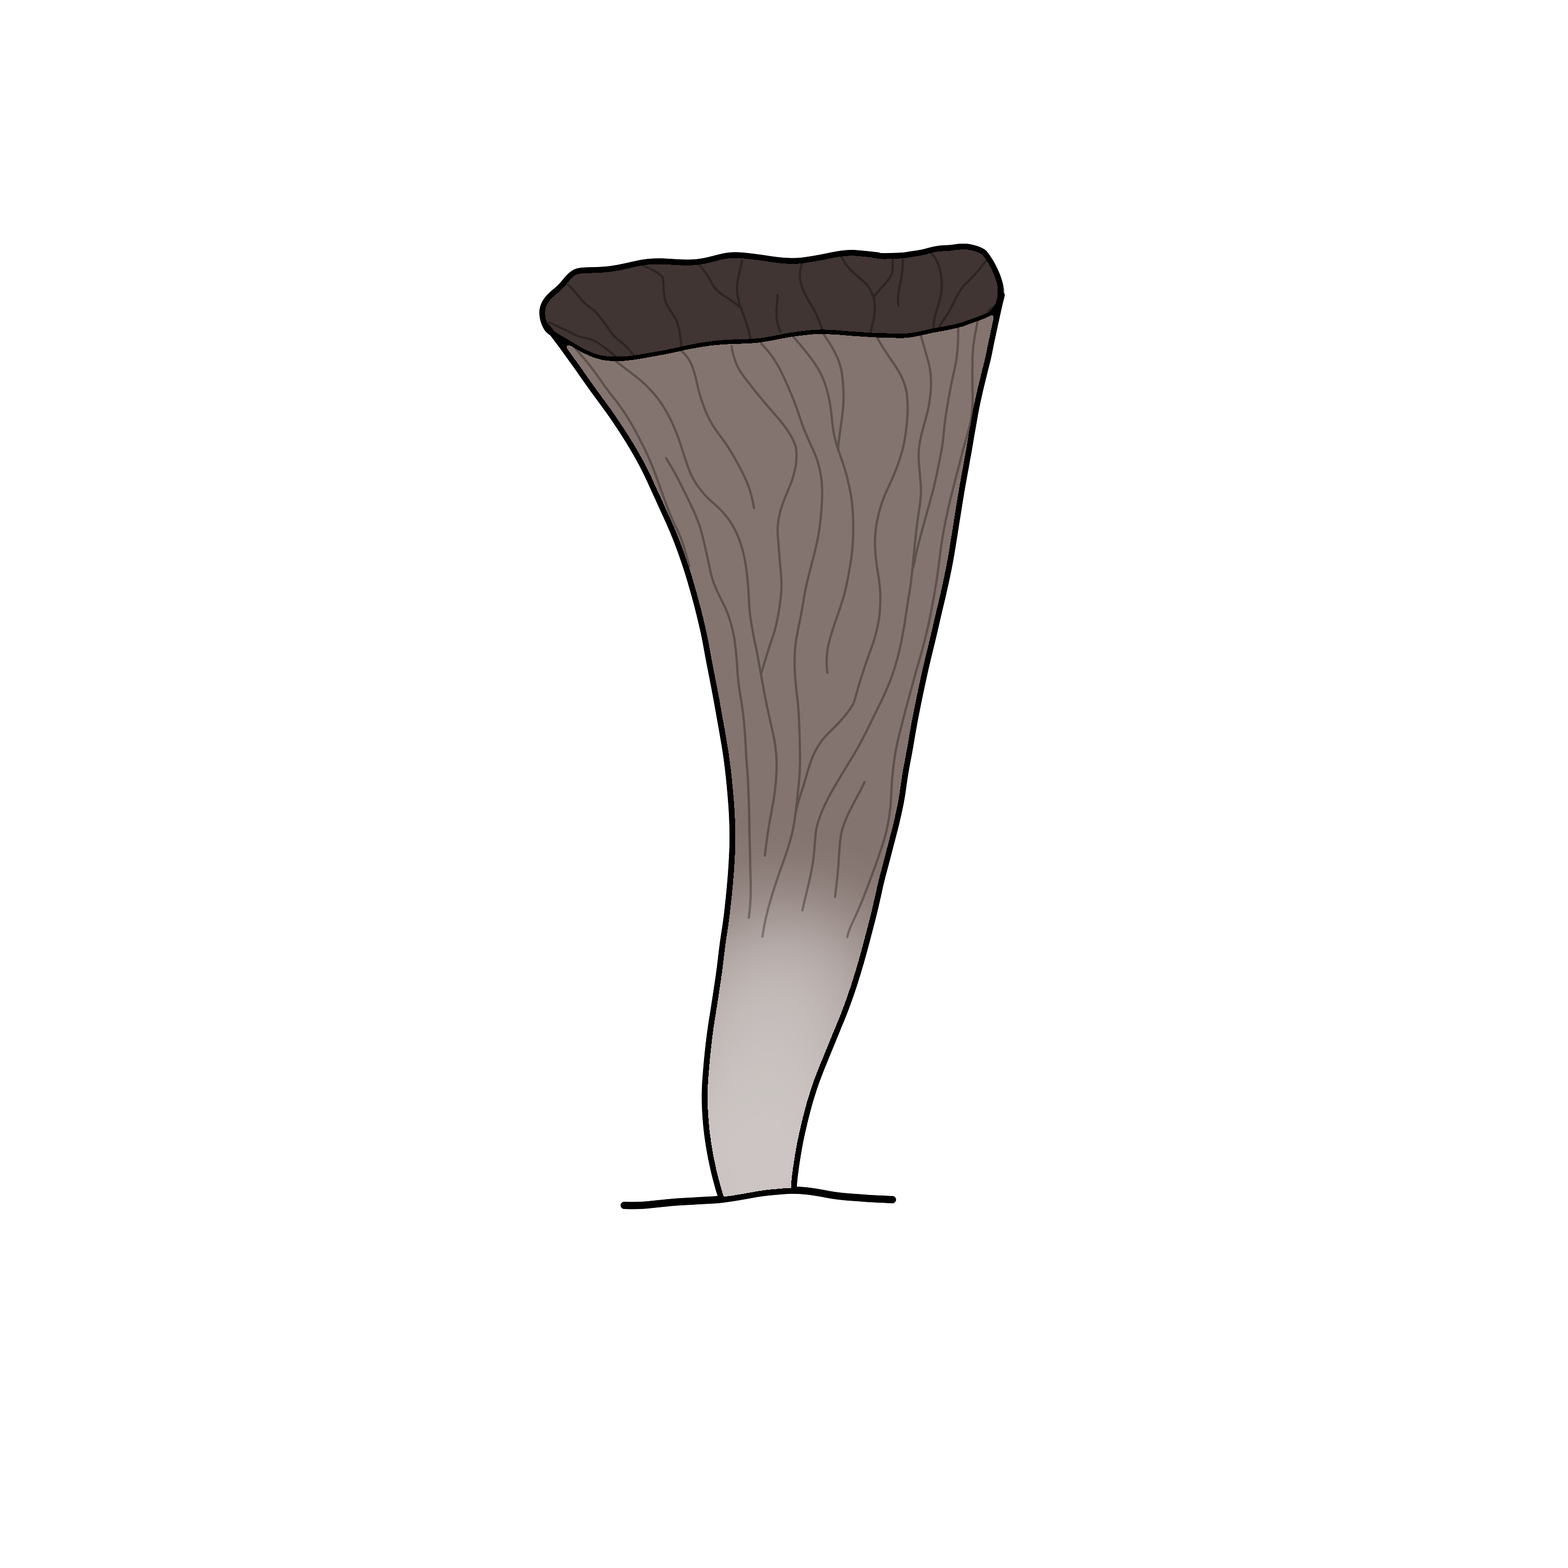
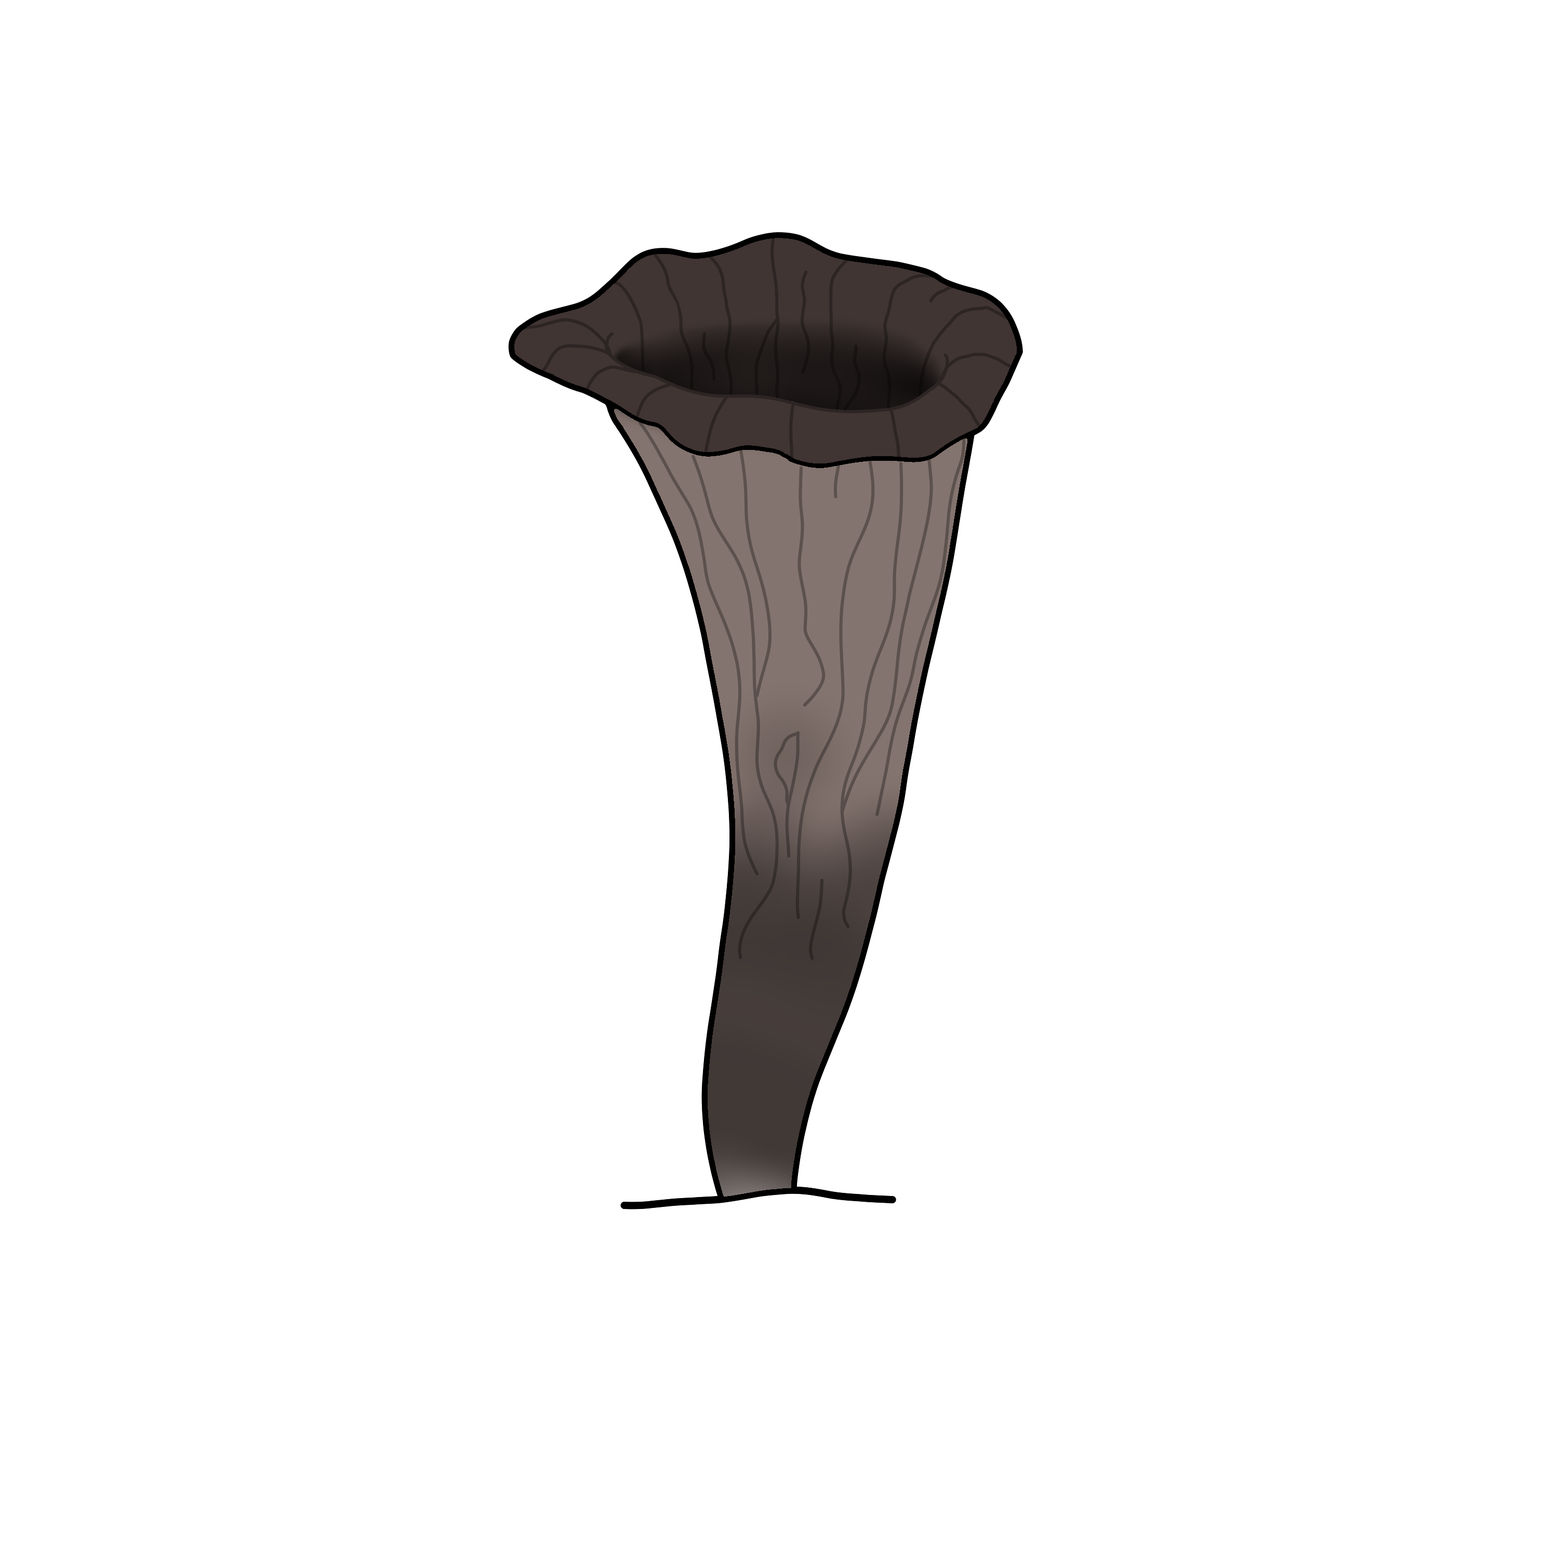
Revision of a layered 1568×1568 image; what changed, layer by layer:
painted on "Details" over [508, 231, 998, 965]
added layer "Shading" (multiply) in group "Colors" over [508, 231, 1023, 965]
renamed "Stem gradient" to "Stem", opacity 59% → 53%, painted on it over [707, 665, 920, 1197]
painted on "Color" over [508, 231, 998, 1197]
painted on "Outline" over [508, 231, 1023, 1197]
painted on "Background" over [508, 266, 1023, 1197]